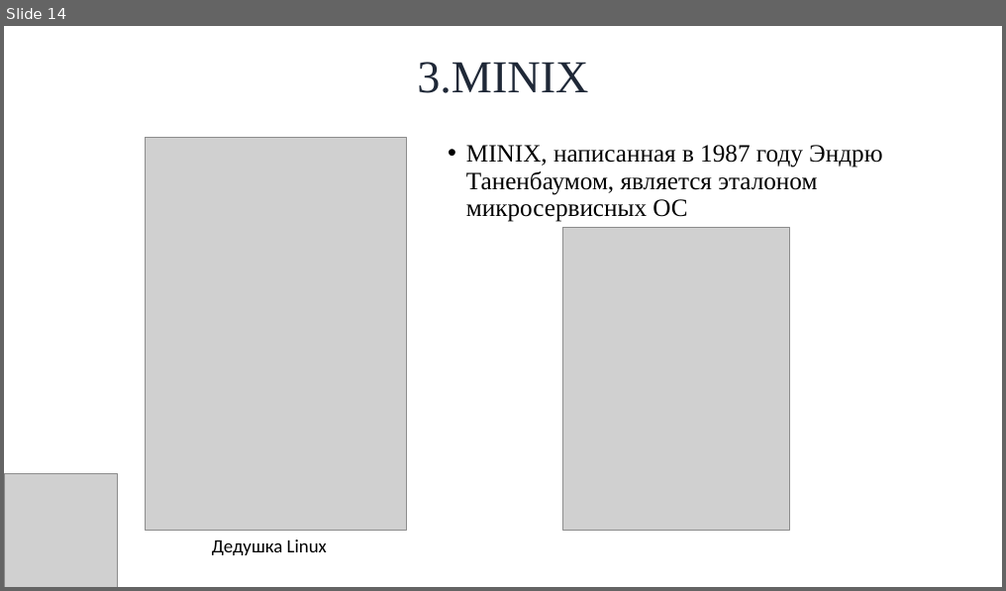
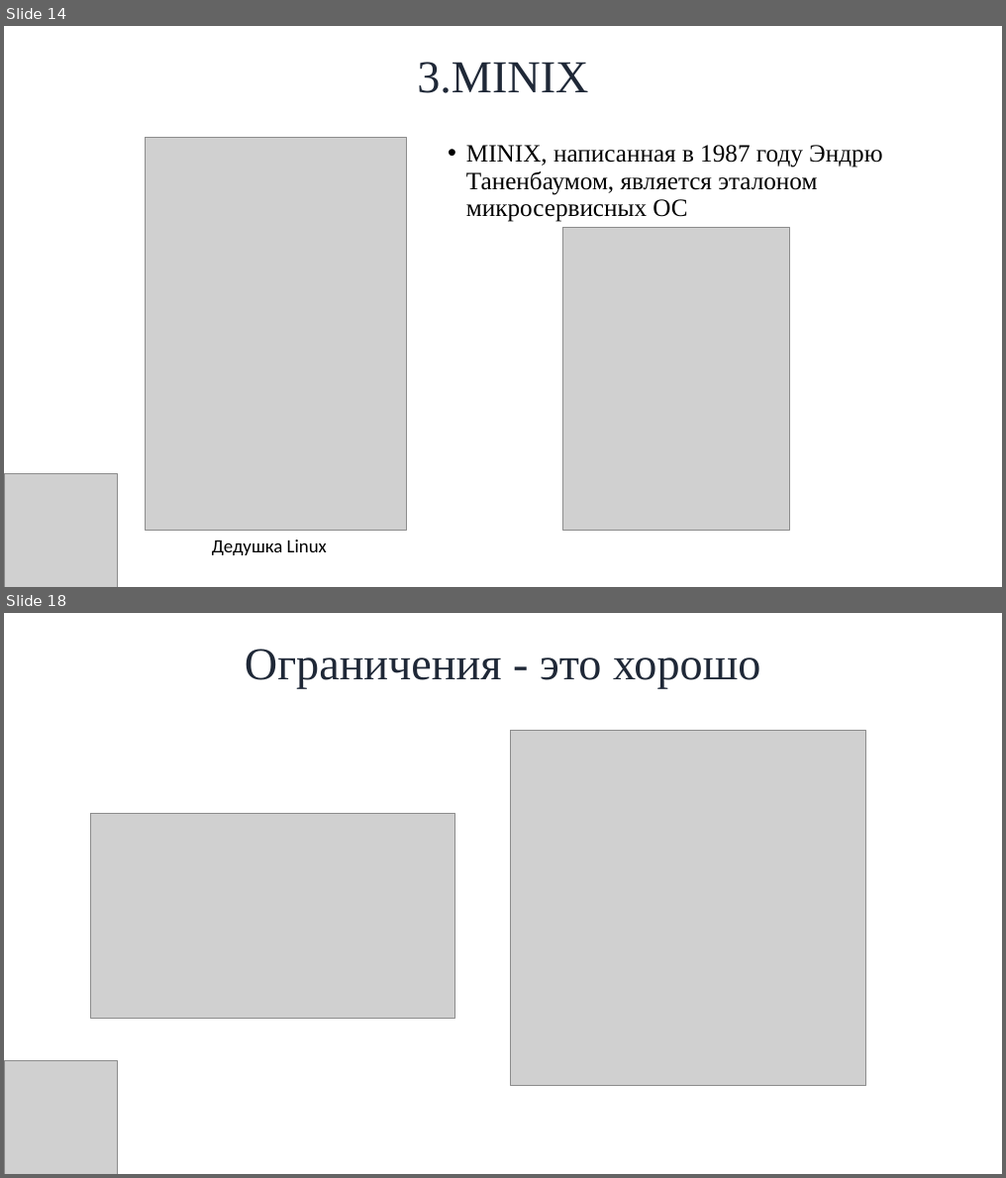
Before and after one commit to SkibaSAY/Cursovay4_MicroServicesOS, a slide deck: Путь в науку 2024/Микросервисная архитектура в ОС.pptx. Shown one above the other, each under a label of ours: slide 14 before the commit, slides 14 and 18 after it; the slides between them are not shown. The pictures are 1006x591 and 1006x1178 pixels, drawn with LibreOffice and Linux fonts; fonts in the diff are those of the drawing; grey boxes stand for pictures; background and template pictures are left out. Boxes give left, top, right and bottom in pixels: in the first picture for what was removed or moved away, otherwise in the second. Text is boxed around its words. In the diff, an @@ line names an element or a change of style, - is before the commit and + after.

```diff
--- a/Путь в науку 2024/Микросервисная архитектура в ОС.pptx
+++ b/Путь в науку 2024/Микросервисная архитектура в ОС.pptx
@@ slide 18 added at (4,613,1002,1174), background picture (left out) @@
@@ title added at (245,649,760,689), 44 pt, text gradient #1F2837 to #930416 @@
+Ограничения - это хорошо
@@ picture added at (510,730,865,1085) @@
@@ picture added at (90,813,454,1018) @@
@@ picture added at (4,1061,117,1174) @@
```
Also in this commit, not shown: 3 slides changed, 11 other slides added, 2 other files.
